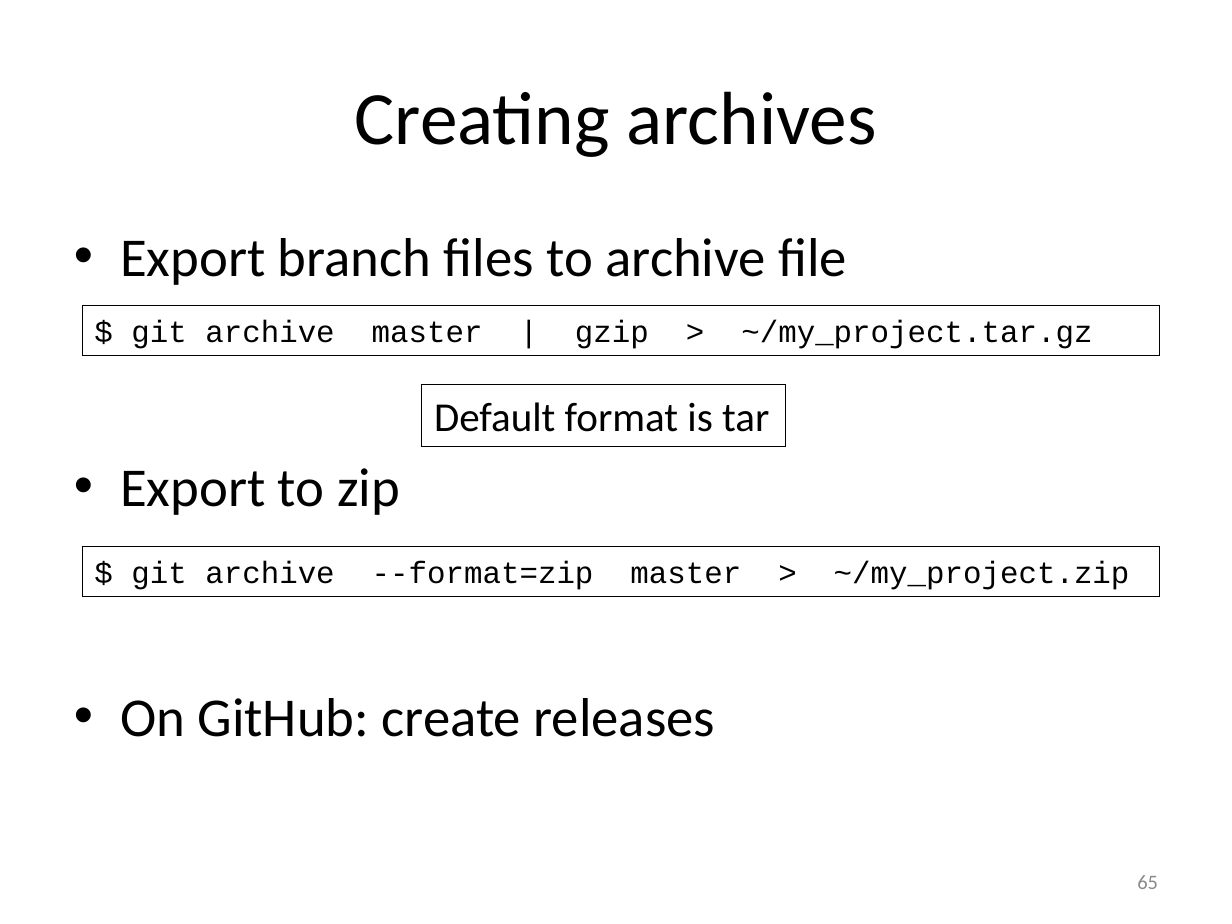
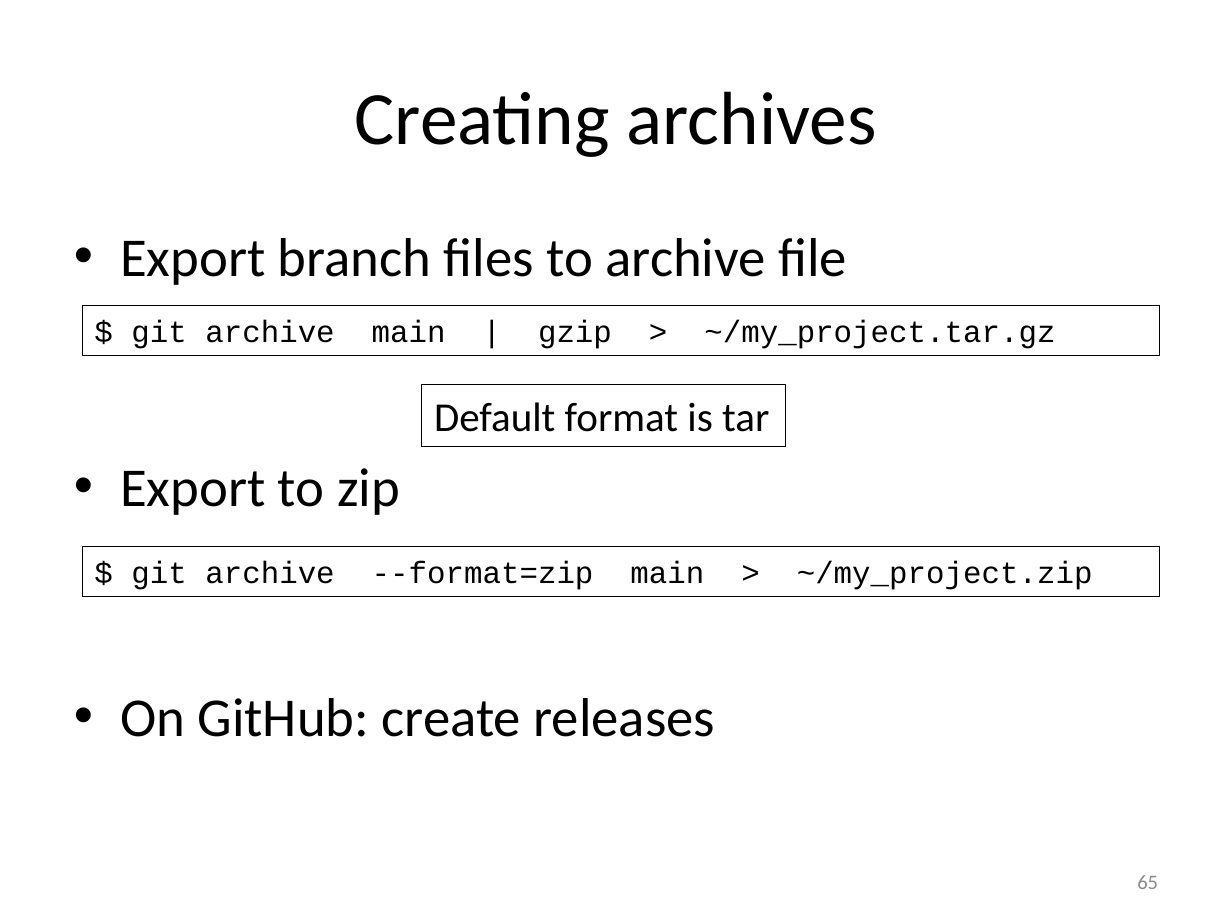
Before and after one commit to gjbex/Version-control-with-git, a slide deck: slide 65 of version_control_git.pptx. Drawn at 1232x924 pixels with LibreOffice and Linux fonts; fonts in the diff are those of the drawing. Boxes give left, top, right and bottom in pixels: in the first picture for what was removed or moved away, otherwise in the second. Text is boxed around its words. In the diff, an @@ line names an element or a change of style, - is before the commit and + after.

Commit message:
Change master to main branch
* Both Github and Gitlab now use `main` rather than `master` by default.

```diff
--- a/version_control_git.pptx
+++ b/version_control_git.pptx
@@ text in rectangle at (131,320,1055,349): text changed @@
-$ git archive master | gzip > ~/my_project.tar.gz
+$ git archive main | gzip > ~/my_project.tar.gz
@@ text in rectangle at (131,561,1093,590): text changed @@
-$ git archive --format=zip master > ~/my_project.zip
+$ git archive --format=zip main > ~/my_project.zip
```
Also in this commit, not shown: 13 other slides changed.
